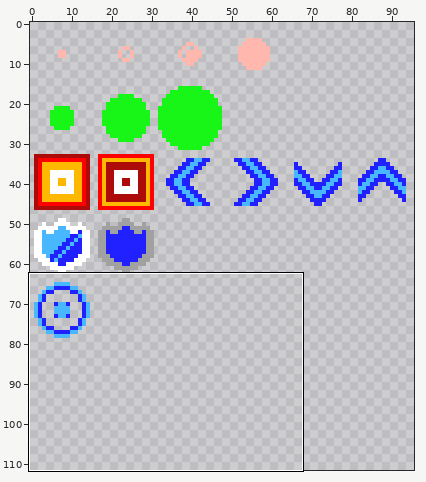
Edited in one commit: sprite sheet (assets/mazeobjects.png). Above: a wide view before the commit, with the close-up outlined.
Close-up. Before the commit:
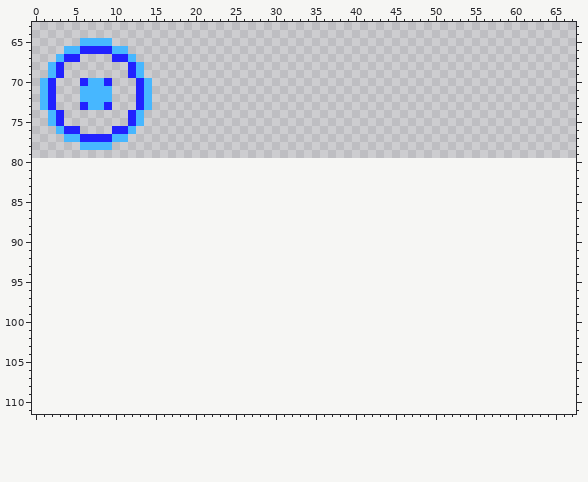
The file is 96x80 pixels. Colours within 5 levels of each other are drawn and written as one. Shown: x 0..67, y 63..111. The old version is drawn lined up with the new one, on the new canvas.
The same view after the edit:
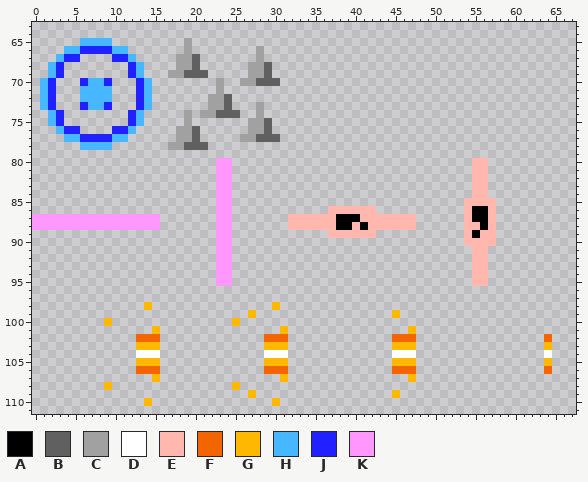
Palette (. is transparent): A #000000  B #606060  C #a1a1a1  D #ffffff  E #ffb7ae  F #f36501  G #ffb800  H #47b7ff  J #2121ff  K #ff97ff
Diff:
canvas 96x80 -> 96x112
y 65: x 19 . -> C
y 66: x 19 . -> C; x 28 . -> C
y 67: x 18..20 ... -> CCB; x 28 . -> C
y 68: x 18..20 ... -> CCB; x 27..29 ... -> CCB
y 69: x 17..21 ..... -> CCBBB; x 27..29 ... -> CCB
y 70: x 23 . -> C; x 26..30 ..... -> CCBBB
y 71: x 23 . -> C
y 72: x 22..24 ... -> CCB
y 73: x 22..24 ... -> CCB; x 28 . -> C
y 74: x 19 . -> C; x 21..25 ..... -> CCBBB; x 28 . -> C
y 75: x 19 . -> C; x 27..29 ... -> CCB
y 76: x 18..20 ... -> CCB; x 27..29 ... -> CCB
y 77: x 18..20 ... -> CCB; x 26..30 ..... -> CCBBB
y 78: x 17..21 ..... -> CCBBB
y 80..84: x 23..24 .. -> KK; x 55..56 .. -> EE
y 85: x 23..24 .. -> KK; x 54..57 .... -> EEEE
y 86: x 23..24 .. -> KK; x 37..42 ...... -> EEEEEE; x 54..57 .... -> EAAE
y 87: x 0..15 ................ -> KKKKKKKKKKKKKKKK; x 23..24 .. -> KK; x 32..47 ................ -> EEEEEEAAAEEEEEEE; x 54..57 .... -> EAAE
y 88: x 0..15 ................ -> KKKKKKKKKKKKKKKK; x 23..24 .. -> KK; x 32..47 ................ -> EEEEEEAAEAEEEEEE; x 54..57 .... -> EEAE
y 89: x 23..24 .. -> KK; x 37..42 ...... -> EEEEEE; x 54..57 .... -> EAEE
y 90: x 23..24 .. -> KK; x 54..57 .... -> EEEE
y 91..95: x 23..24 .. -> KK; x 55..56 .. -> EE
y 98: x 14 . -> G; x 30 . -> G
y 99: x 27 . -> G; x 45 . -> G
y 100: x 9 . -> G; x 25 . -> G
y 101: x 15 . -> G; x 31 . -> G; x 47 . -> G
y 102: x 13..15 ... -> FFF; x 29..31 ... -> FFF; x 45..47 ... -> FFF; x 64 . -> F
y 103: x 13..15 ... -> GGG; x 29..31 ... -> GGG; x 45..47 ... -> GGG; x 64 . -> G
y 104: x 13..15 ... -> DDD; x 29..31 ... -> DDD; x 45..47 ... -> DDD; x 64 . -> D
y 105: x 13..15 ... -> GGG; x 29..31 ... -> GGG; x 45..47 ... -> GGG; x 64 . -> G
y 106: x 13..15 ... -> FFF; x 29..31 ... -> FFF; x 45..47 ... -> FFF; x 64 . -> F
y 107: x 15 . -> G; x 31 . -> G; x 47 . -> G
y 108: x 9 . -> G; x 25 . -> G
y 109: x 27 . -> G; x 45 . -> G
y 110: x 14 . -> G; x 30 . -> G
Where, in picture pixels (left, top, right, bottom), the same in both close-ups:
added: (168, 38, 280, 286)
added: (464, 158, 496, 286)
added: (288, 206, 416, 238)
added: (32, 214, 160, 230)
added: (104, 302, 160, 406)
added: (232, 302, 288, 406)
added: (392, 310, 416, 398)
added: (544, 334, 552, 374)
